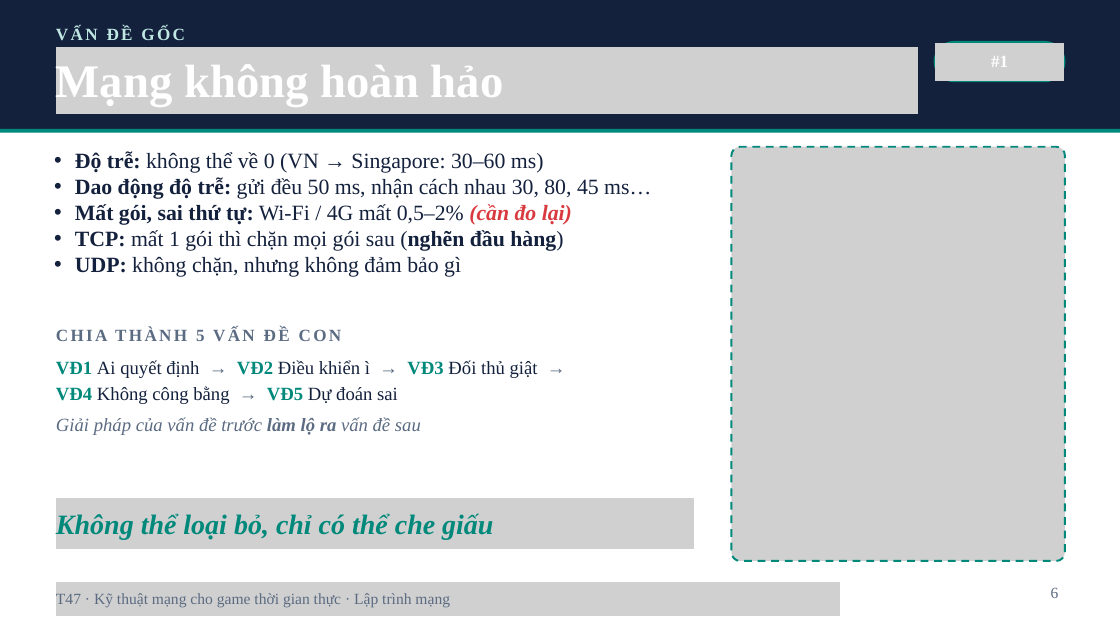
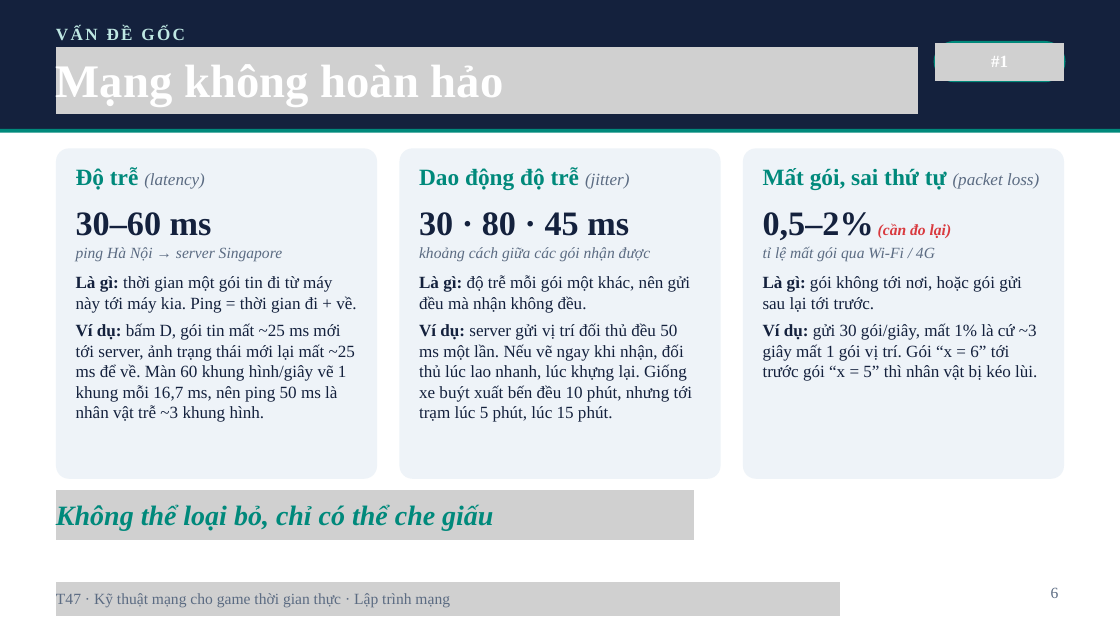
Before and after one commit to luulichma/BTL_LTM_Topic47, a slide deck: slide 6 of slides/T47_ThuyetTrinh_Khung_New.pptx. Drawn at 1120x630 pixels with LibreOffice and Linux fonts; fonts in the diff are those of the drawing; grey boxes stand for pictures. Boxes give left, top, right and bottom in pixels: in the first picture for what was removed or moved away, otherwise in the second. Text is boxed around its words. In the diff, an @@ line names an element or a change of style, - is before the commit and + after.

```diff
--- a/slides/T47_ThuyetTrinh_Khung_New.pptx
+++ b/slides/T47_ThuyetTrinh_Khung_New.pptx
@@ rounded rectangle added at box(56, 148, 377, 479), fill #EEF3F8 @@
@@ rounded rectangle added at box(399, 148, 720, 479), fill #EEF3F8 @@
@@ picture removed at box(731, 147, 1065, 561) @@
@@ rounded rectangle added at box(743, 148, 1064, 479), fill #EEF3F8 @@
@@ text removed at box(75, 151, 651, 277) @@
-  • Độ trễ: không thể về 0 (VN → Singapore: 30–60 ms)
-  • Dao động độ trễ: gửi đều 50 ms, nhận cách nhau 30, 80, 45 ms…
-  • Mất gói, sai thứ tự: Wi-Fi / 4G mất 0,5–2% (cần đo lại)
-  • TCP: mất 1 gói thì chặn mọi gói sau (nghẽn đầu hàng)
-  • UDP: không chặn, nhưng không đảm bảo gì
@@ text added at box(76, 167, 205, 190), 22 pt, text #5B6B82, italic @@
+Độ trễ (latency)
@@ text added at box(419, 167, 630, 190), 30 pt, text #00897B, bold @@
+Dao động độ trễ (jitter)
@@ picture removed at box(745, 168, 1042, 199) @@
@@ text added at box(763, 168, 1039, 190), 30 pt, text #00897B, bold @@
+Mất gói, sai thứ tự (packet loss)
@@ text added at box(76, 212, 282, 261), 20 pt, text #5B6B82, italic @@
+30–60 ms
+ping Hà Nội → server Singapore
@@ text added at box(419, 212, 650, 261), 20 pt, text #5B6B82, italic @@
+30 · 80 · 45 ms
+khoảng cách giữa các gói nhận được
@@ text added at box(763, 212, 952, 261), 20 pt, text #5B6B82, italic @@
+0,5–2% (cần đo lại)
+tỉ lệ mất gói qua Wi-Fi / 4G
@@ text added at box(76, 276, 356, 422), 22 pt, text #14213D @@
+Là gì: thời gian một gói tin đi từ máy này tới máy kia. Ping = thời gian đi + về.
+Ví dụ: bấm D, gói tin mất ~25 ms mới tới server, ảnh trạng thái mới lại mất ~25 ms để về. Màn 60 khung hình/giây vẽ 1 khung mỗi 16,7 ms, nên ping 50 ms là nhân vật trễ ~3 khung hình.
@@ text added at box(419, 275, 693, 422), 22 pt, text #14213D @@
+Là gì: độ trễ mỗi gói một khác, nên gửi đều mà nhận không đều.
+Ví dụ: server gửi vị trí đối thủ đều 50 ms một lần. Nếu vẽ ngay khi nhận, đối thủ lúc lao nhanh, lúc khựng lại. Giống xe buýt xuất bến đều 10 phút, nhưng tới trạm lúc 5 phút, lúc 15 phút.
@@ text added at box(763, 276, 1037, 381), 22 pt, text #14213D @@
+Là gì: gói không tới nơi, hoặc gói gửi sau lại tới trước.
+Ví dụ: gửi 30 gói/giây, mất 1% là cứ ~3 giây mất 1 gói vị trí. Gói “x = 6” tới trước gói “x = 5” thì nhân vật bị kéo lùi.
@@ text removed at box(56, 328, 538, 435) @@
-CHIA THÀNH 5 VẤN ĐỀ CON
-VĐ1 Ai quyết định → VĐ2 Điều khiển ì → VĐ3 Đối thủ giật →
-VĐ4 Không công bằng → VĐ5 Dự đoán sai
-Giải pháp của vấn đề trước làm lộ ra vấn đề sau
@@ picture: place and size @@
-picture at box(56, 498, 694, 549)
+picture at box(56, 490, 694, 540)
@@ text "Không thể loại bỏ, chỉ ...": place and size @@
-text "Không thể loại bỏ, chỉ ..." at box(56, 513, 493, 539)
+text "Không thể loại bỏ, chỉ ..." at box(56, 504, 493, 531)
```
Also in this commit, not shown: 24 other slides changed, 1 slide added, 2 other files.
